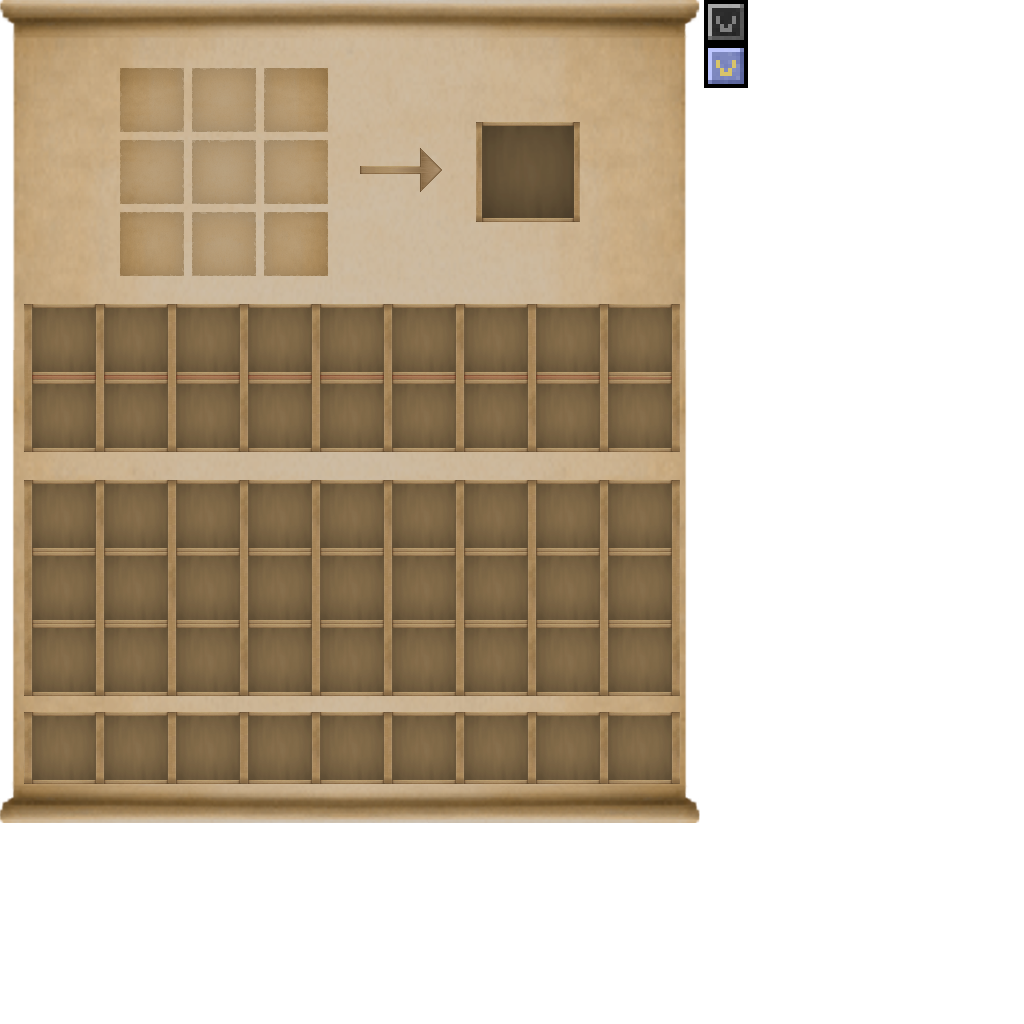
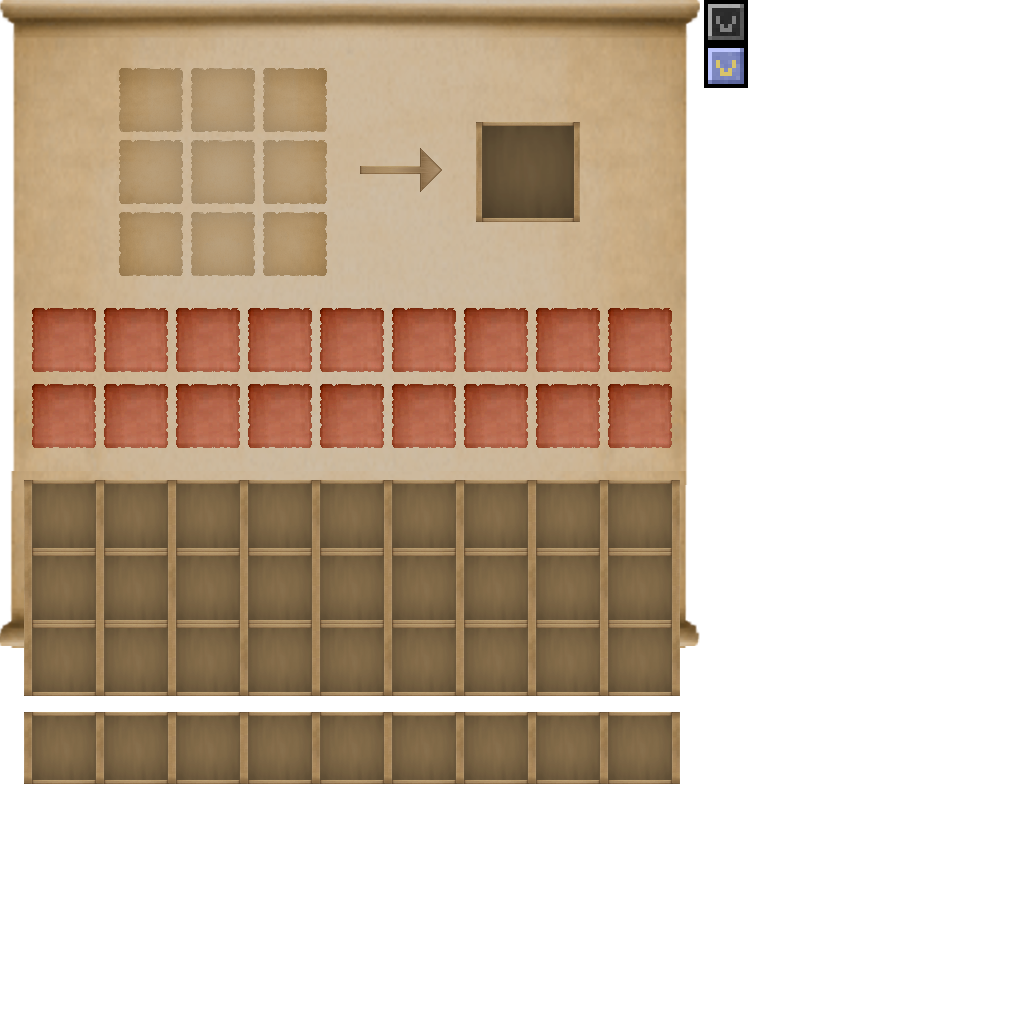
Layers edited between the first and the second 1024x1024 image:
painted on "Grid2" over [119, 68, 328, 276]
removed layer "Top Inventory" over [24, 304, 680, 452]
added layer "table inv red" above "table inv" over [32, 308, 672, 448]
removed layer "Back" over [0, 0, 700, 823]
added layer "Back 2" above "Unknown" over [0, 0, 700, 648]
